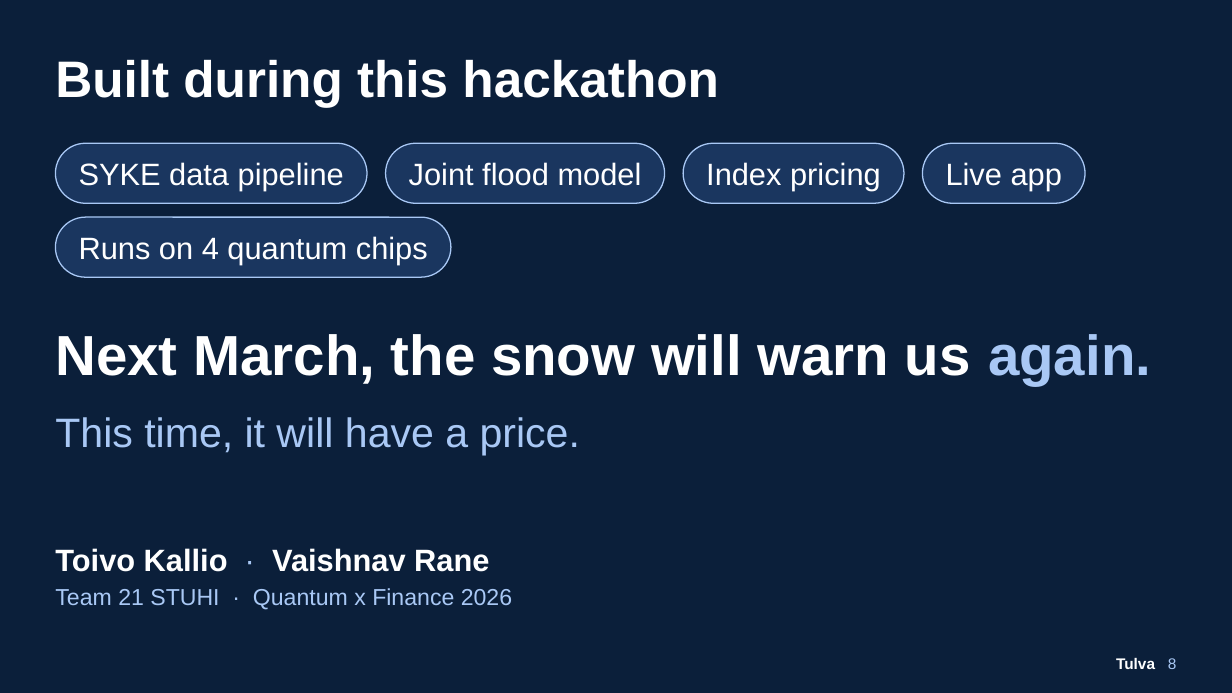
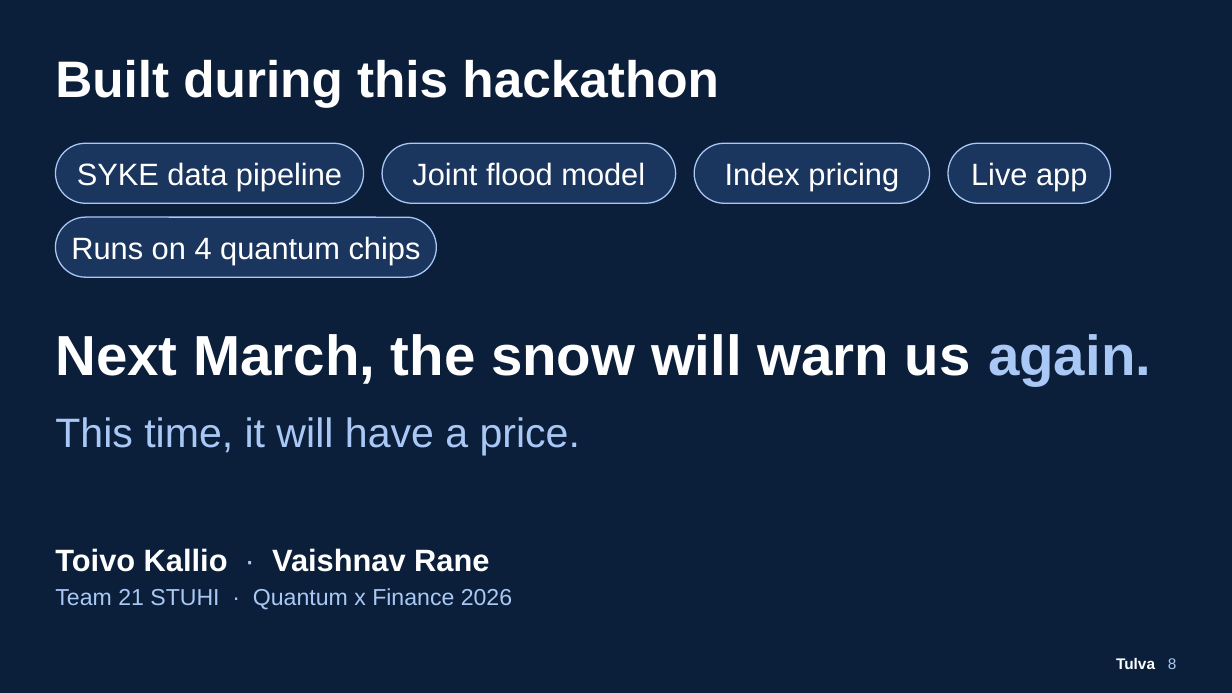
Before and after one commit to Zawaer/tulva, a slide deck: slide 8 of deck/Tulva_QxF2026.pptx. Drawn at 1232x693 pixels with LibreOffice and Linux fonts; fonts in the diff are those of the drawing. Boxes give left, top, right and bottom in pixels: in the first picture for what was removed or moved away, otherwise in the second. Text is boxed around its words. In the diff, an @@ line names an element or a change of style, - is before the commit and + after.

```diff
--- a/deck/Tulva_QxF2026.pptx
+++ b/deck/Tulva_QxF2026.pptx
@@ rounded rectangle: place and size @@
-rounded rectangle at <box>55,143,367,203</box>
+rounded rectangle at <box>55,143,363,203</box>
@@ rounded rectangle: place and size @@
-rounded rectangle at <box>385,143,665,203</box>
+rounded rectangle at <box>382,143,676,203</box>
@@ text "Index pricing": place and size @@
-text "Index pricing" at <box>706,162,881,191</box>
+text "Index pricing" at <box>725,162,899,191</box>
@@ rounded rectangle: place and size @@
-rounded rectangle at <box>683,143,904,203</box>
+rounded rectangle at <box>694,143,930,203</box>
@@ text "Live app": place and size @@
-text "Live app" at <box>946,162,1062,191</box>
+text "Live app" at <box>971,162,1087,191</box>
@@ rounded rectangle: place and size @@
-rounded rectangle at <box>922,143,1085,203</box>
+rounded rectangle at <box>948,143,1111,203</box>
@@ text "Runs on 4 quantum chips": place and size @@
-text "Runs on 4 quantum chips" at <box>79,236,428,265</box>
+text "Runs on 4 quantum chips" at <box>71,236,421,265</box>
@@ rounded rectangle: place and size @@
-rounded rectangle at <box>55,217,451,277</box>
+rounded rectangle at <box>55,217,436,277</box>
```
Also in this commit, not shown: 10 other files.
